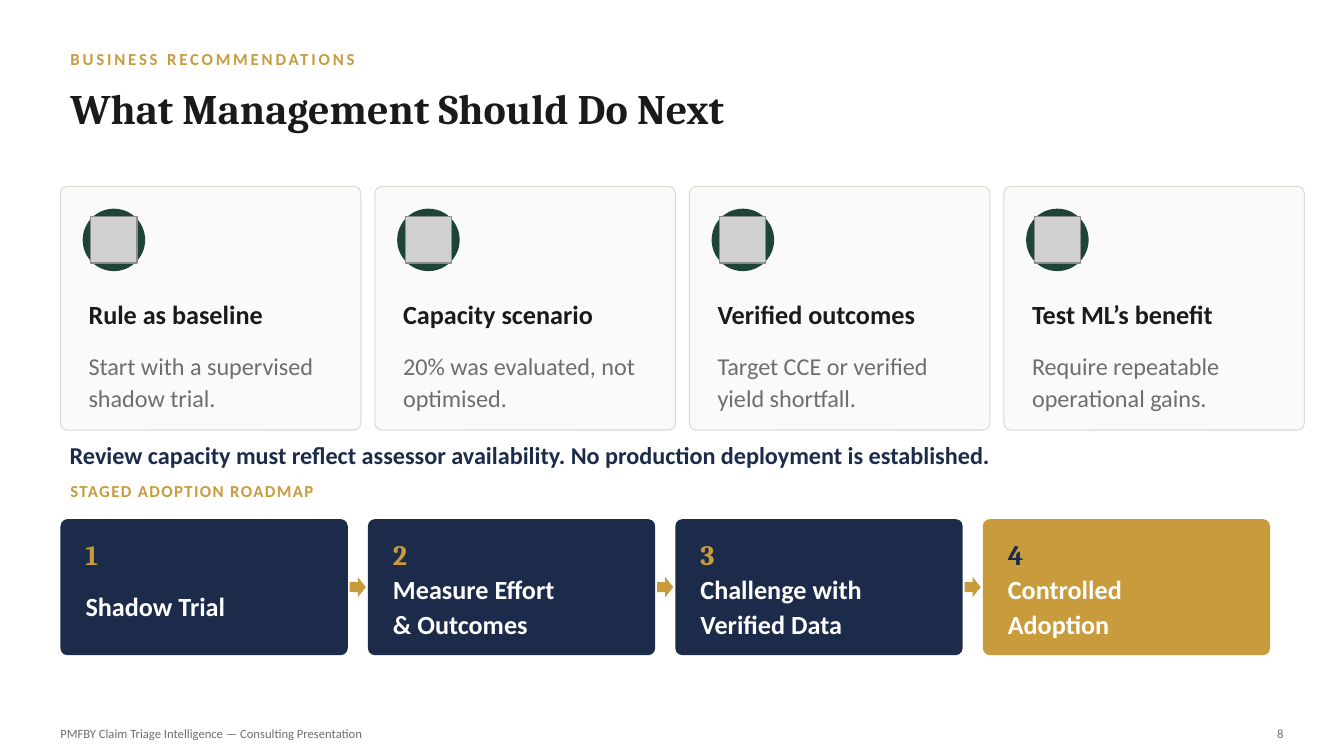
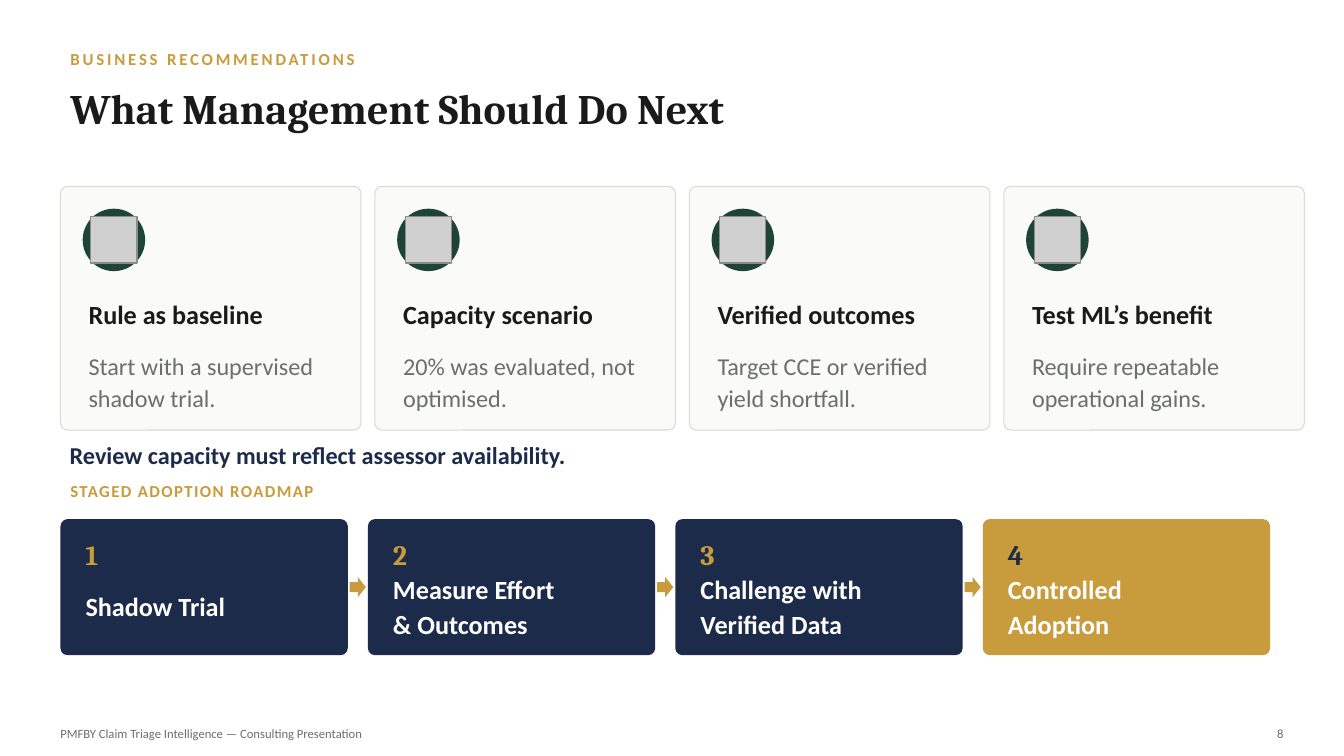
Before and after one commit to Navneet19-boop/PMFBY_BDA, a slide deck: slide 8 of presentations/C2_BDA_PPT.pptx. Drawn at 1344x756 pixels with LibreOffice and Linux fonts; fonts in the diff are those of the drawing; grey boxes stand for pictures. Boxes give left, top, right and bottom in pixels: in the first picture for what was removed or moved away, otherwise in the second. Text is boxed around its words. In the diff, an @@ line names an element or a change of style, - is before the commit and + after.

```diff
--- a/presentations/C2_BDA_PPT.pptx
+++ b/presentations/C2_BDA_PPT.pptx
@@ text at <box>70,447,565,468</box>: text changed @@
-Review capacity must reflect assessor availability. No production deployment is established.
+Review capacity must reflect assessor availability.
```
Also in this commit, not shown: 4 other slides changed.
